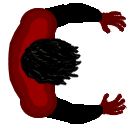
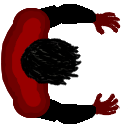
Before/after of a (128, 128) layered artwork. What changed in the layer stack:
painted on "zombie_shoulders" over [1, 8, 57, 118]
painted on "zombies_upper_arms" over [19, 4, 78, 122]
painted on "zombie_lower_arms" over [56, 3, 103, 124]
painted on "zombie_hands" over [88, 11, 127, 116]
